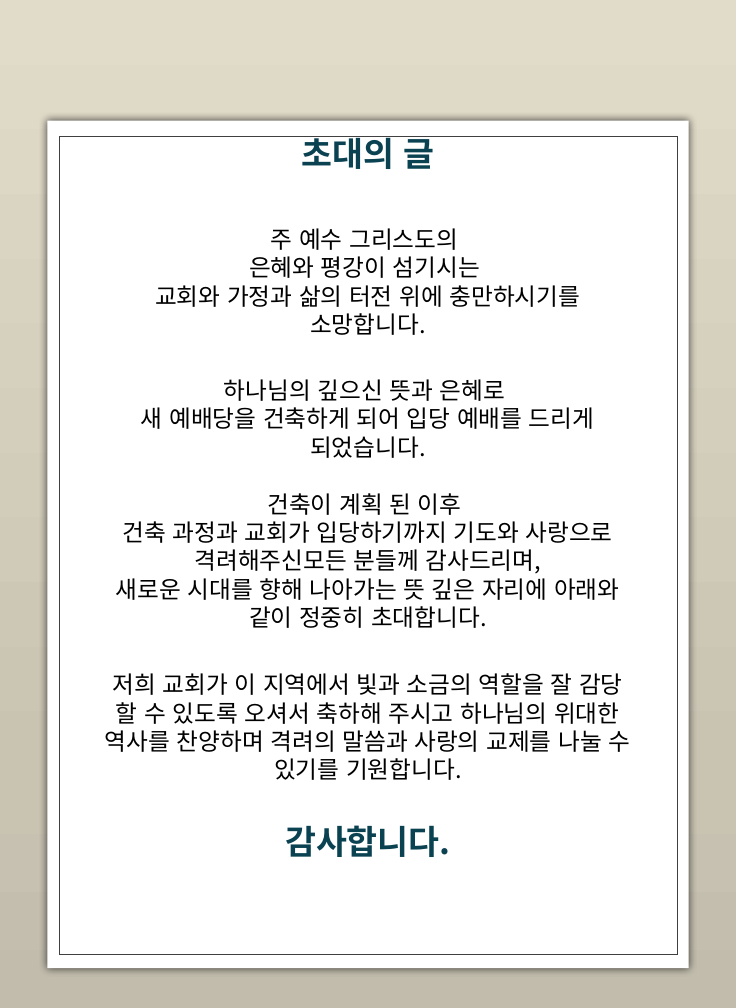
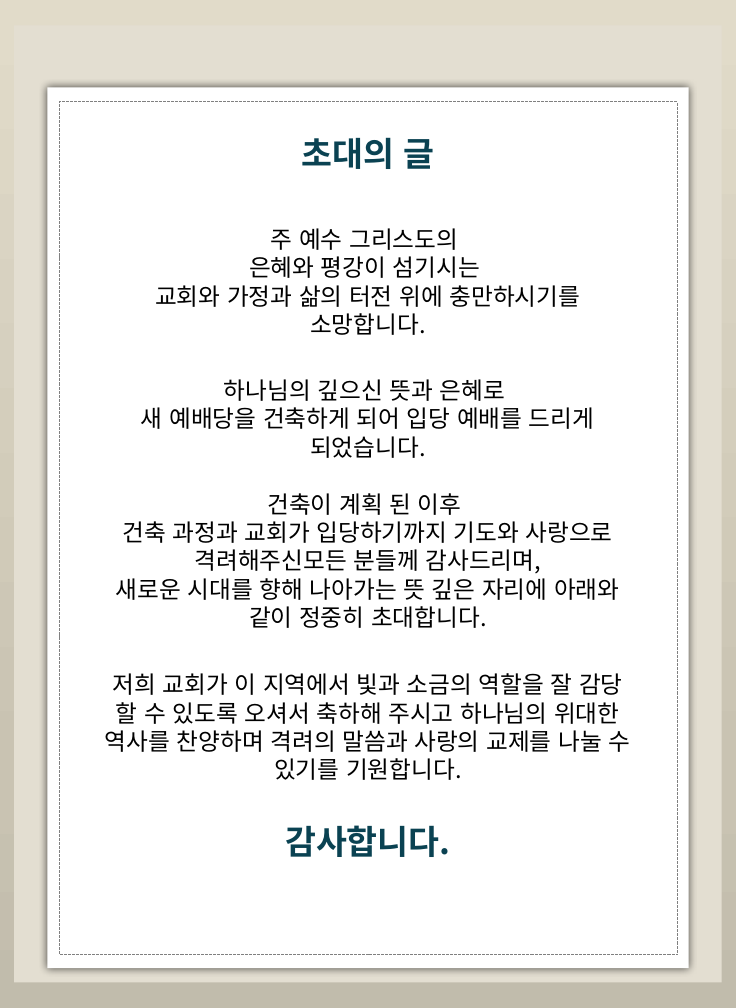
Before and after one commit to jlife0113/juhyang, a slide deck: slide 1 of doc/프레젠테이션1.pptx. Drawn at 736x1008 pixels with LibreOffice and Linux fonts; fonts in the diff are those of the drawing; background and template pictures are left out. Boxes give left, top, right and bottom in pixels: in the first picture for what was removed or moved away, otherwise in the second. Text is boxed around its words. In the diff, an @@ line names an element or a change of style, - is before the commit and + after.

```diff
--- a/doc/프레젠테이션1.pptx
+++ b/doc/프레젠테이션1.pptx
@@ rectangle added at bbox=[14, 26, 722, 982], fill #E3DED1 @@
@@ rectangle: place and size @@
-rectangle at bbox=[47, 121, 688, 968]
+rectangle at bbox=[47, 87, 688, 966]
@@ rectangle: place and size @@
-rectangle at bbox=[60, 136, 678, 953]
+rectangle at bbox=[60, 102, 678, 955]
@@ rectangle at bbox=[60, 102, 678, 955]: outline #404040 0.5 pt to #808080 0.5 pt dashed @@
```
Also in this commit, not shown: 2 other slides changed, 5 slides added, 3 slides removed, 5 other files.
